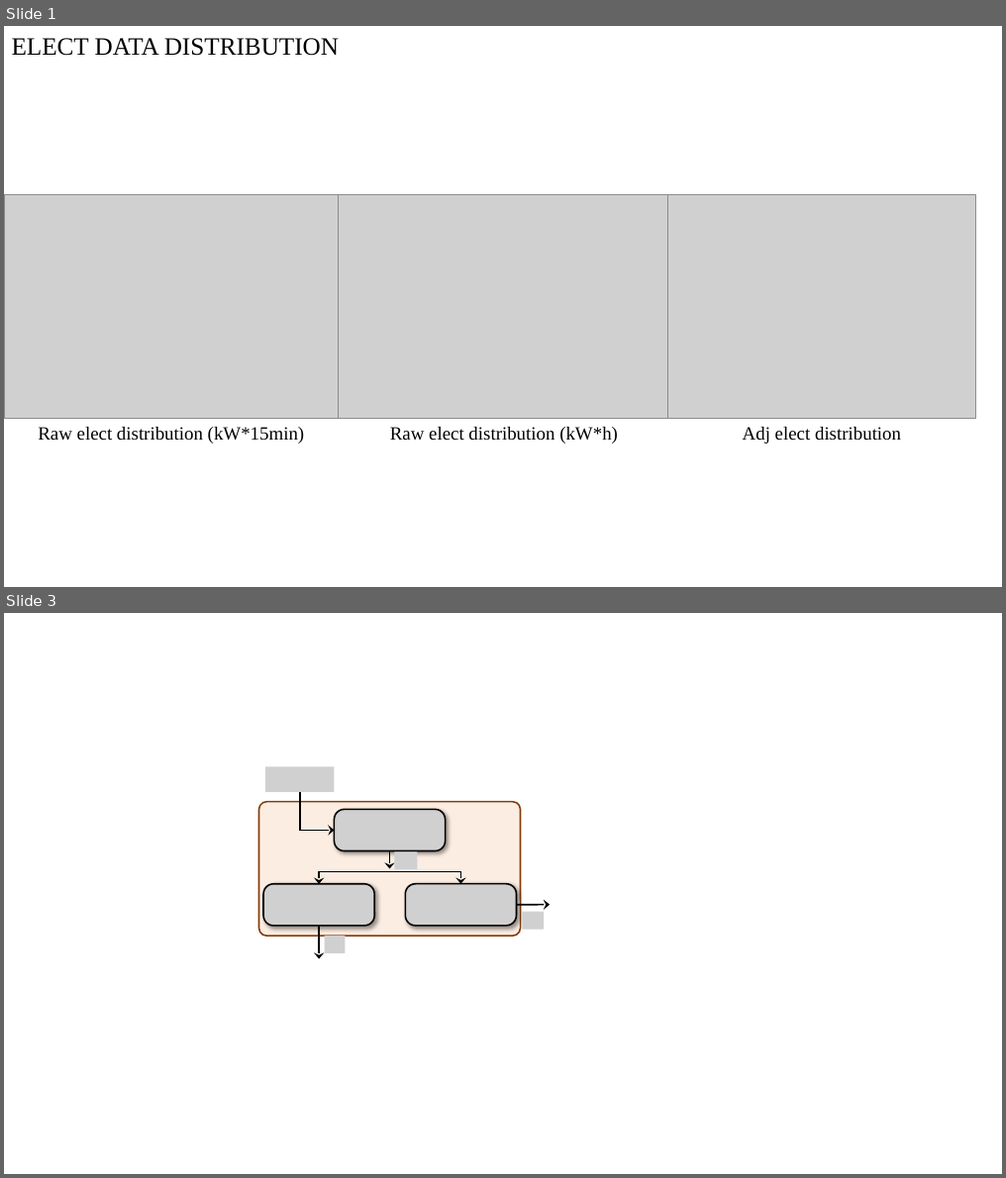
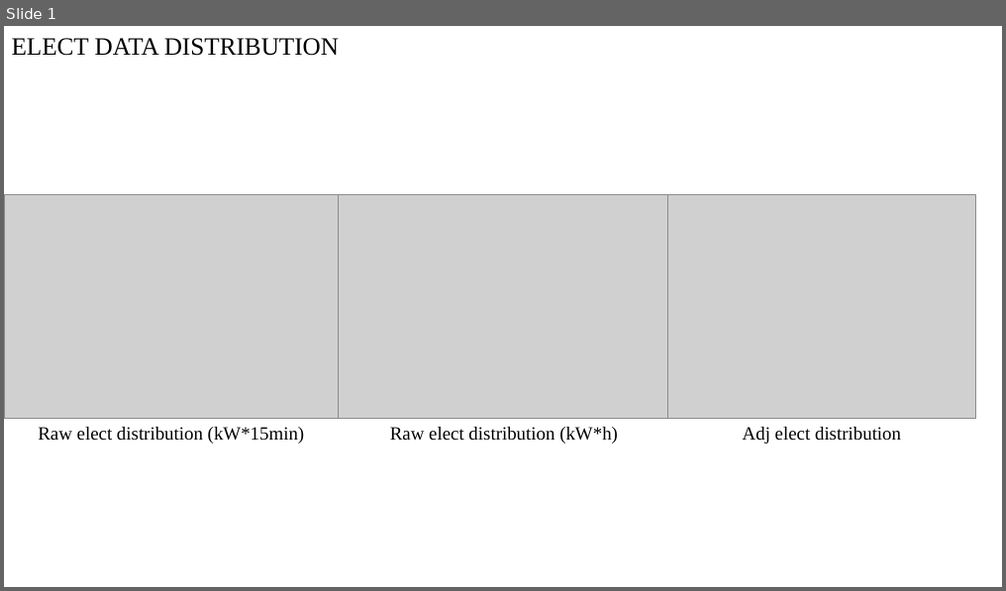
Before and after one commit to KarryRen/MgRL-CE, a slide deck: images/MgRL_CE_Images.pptx. Shown one above the other, each under a label of ours: slides 1 and 3 before the commit, slide 1 after it; the slides between them are not shown. The pictures are 1006x1178 and 1006x591 pixels, drawn with LibreOffice and Linux fonts; fonts in the diff are those of the drawing; grey boxes stand for pictures. Boxes give left, top, right and bottom in pixels: in the first picture for what was removed or moved away, otherwise in the second. Text is boxed around its words. In the diff, an @@ line names an element or a change of style, - is before the commit and + after.

```diff
--- a/images/MgRL_CE_Images.pptx
+++ b/images/MgRL_CE_Images.pptx
@@ slide 3 removed at (4, 613, 1002, 1174), background #FFFFFF @@
@@ picture removed at (265, 767, 334, 792) @@
@@ rounded rectangle removed at (259, 802, 521, 936) @@
@@ elbow arrow removed from (300, 792) to (334, 830) @@
@@ picture removed at (334, 809, 445, 851) @@
@@ elbow double arrow removed from (319, 884) to (460, 884) @@
@@ arrow removed from (389, 851) to (389, 869) @@
@@ picture removed at (395, 852, 417, 869) @@
@@ picture removed at (263, 884, 374, 926) @@
@@ picture removed at (405, 884, 516, 926) @@
@@ arrow removed from (517, 905) to (549, 905) @@
@@ arrow removed from (319, 926) to (319, 959) @@
@@ picture removed at (325, 937, 345, 955) @@
@@ picture removed at (522, 912, 544, 930) @@
```
Also in this commit, not shown: 1 slide changed, 1 slide added, 1 other file.
